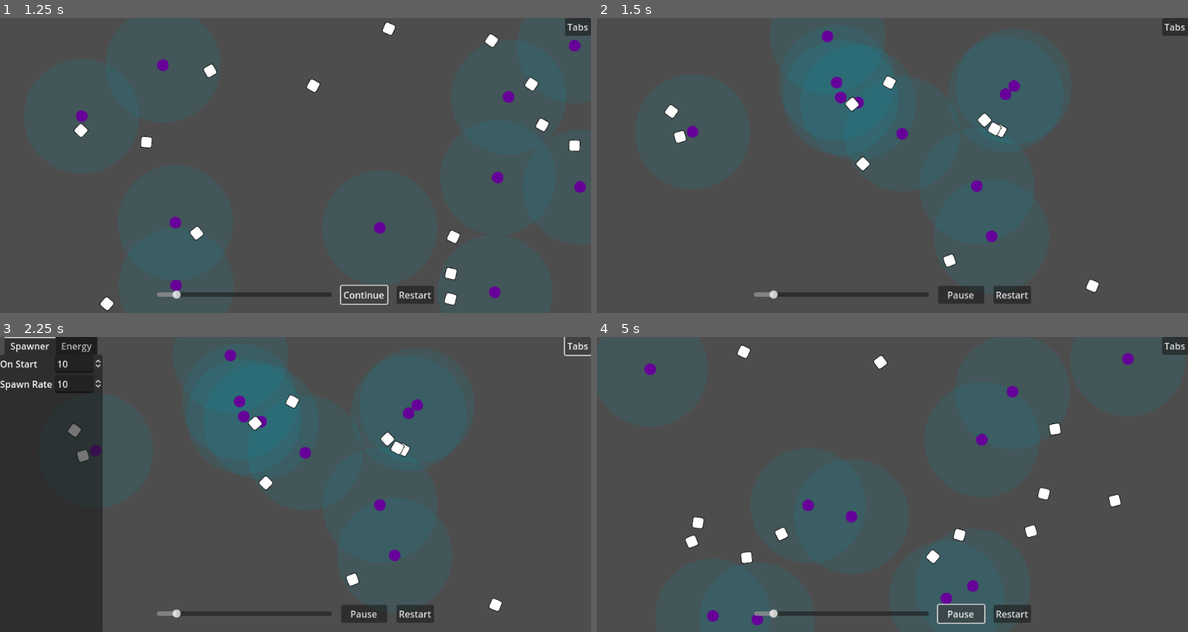
Above: before the commit, frames 1-4 (two rows, left to right).
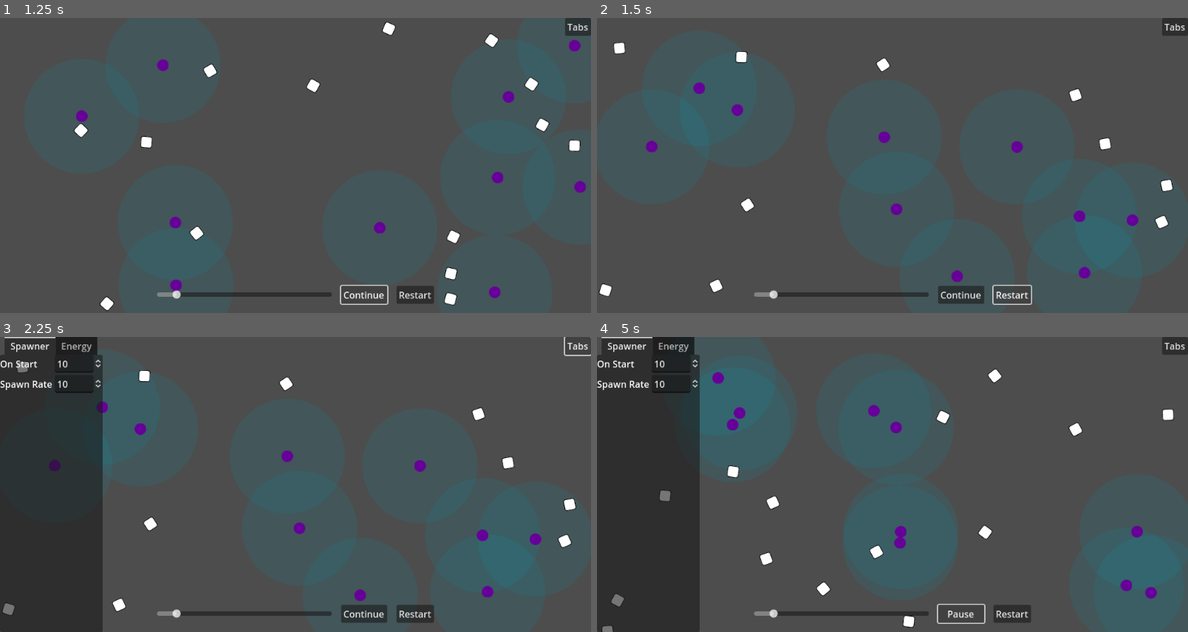
Above: after the commit, the same moments.

Repository: wivest/Natural-Selection
Game: Godot game, scene res://main.tscn
The game is run twice, just before and just after one commit, with the same random seed, the same clock (stepped at 60 frames per second) and the same inputs.
Inputs:
- Up to frame 1 (1.25 s): click "Pause" at 0.5 s
- Up to frame 2 (1.5 s): click "Restart" at 1.25 s
- Up to frame 3 (2.25 s): click "Tabs" at 2 s
- Up to frame 4 (5 s): click "Restart" at 2.75 s; click "Restart" at 3.5 s; click "Pause" (after the commit: "Continue") at 4.25 s

Frame 1 is identical in both runs. In frame 2, 7.9% of the frame differs, in the area x 0-98%, y 4-98%; in frame 3, 7.7%; in frame 4, 24%, in the area x 0-99%, y 0-100%.

Commit message:
fix: restart only field

Diff:
--- a/field/field.tscn
+++ b/field/field.tscn
@@ -30,6 +30,5 @@
 [node name="Spawner" type="Timer" parent="."]
 autostart = true
 script = ExtResource("6_asc34")
-rate = 10.0
 
 [connection signal="timeout" from="Spawner" to="." method="_on_spawner_timeout"]
--- a/main.tscn
+++ b/main.tscn
@@ -56,8 +56,11 @@
 custom_minimum_size = Vector2(80, 0)
 layout_mode = 2
 
-[node name="Restart" parent="GUI/Parameters/BottomContainer/HBoxContainer" instance=ExtResource("5_6tsnc")]
+[node name="Restart" parent="GUI/Parameters/BottomContainer/HBoxContainer" node_paths=PackedStringArray("parent", "node") instance=ExtResource("5_6tsnc")]
 layout_mode = 2
+scene = ExtResource("1_pyuv2")
+parent = NodePath("../../../../../World")
+node = NodePath("../../../../../World/Field")
 
 [node name="TabContainer" type="TabContainer" parent="GUI/Parameters"]
 visible = false
--- a/ui/restart/restart.gd
+++ b/ui/restart/restart.gd
@@ -1,4 +1,11 @@
 extends Button
 
+@export var scene: PackedScene
+@export var parent: Node2D
+@export var node: Field
+
 func _on_pressed():
-	get_tree().reload_current_scene()
+	node.queue_free()
+	var instance = scene.instantiate()
+	parent.add_child(instance)
+	node = instance
